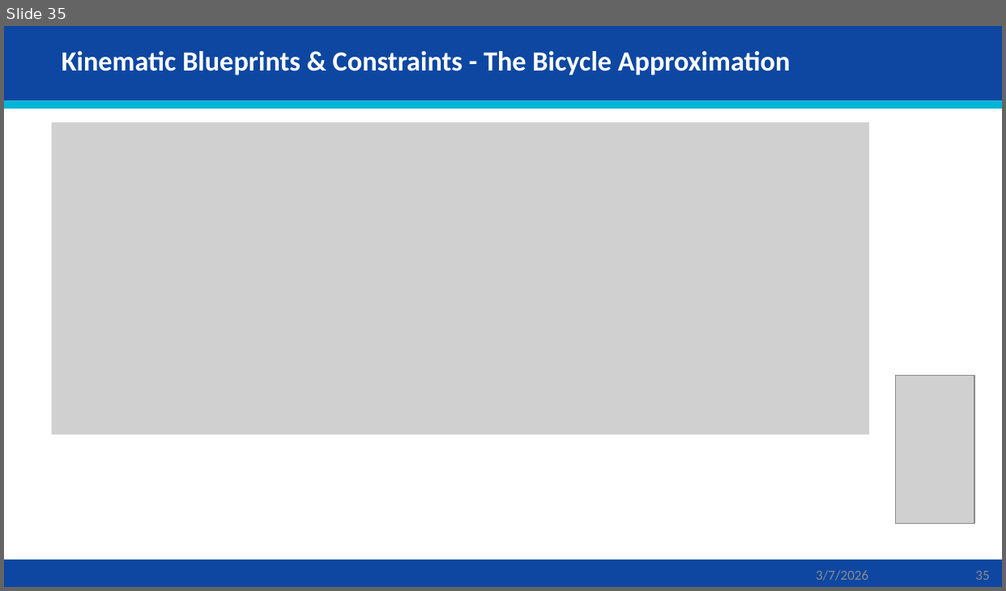
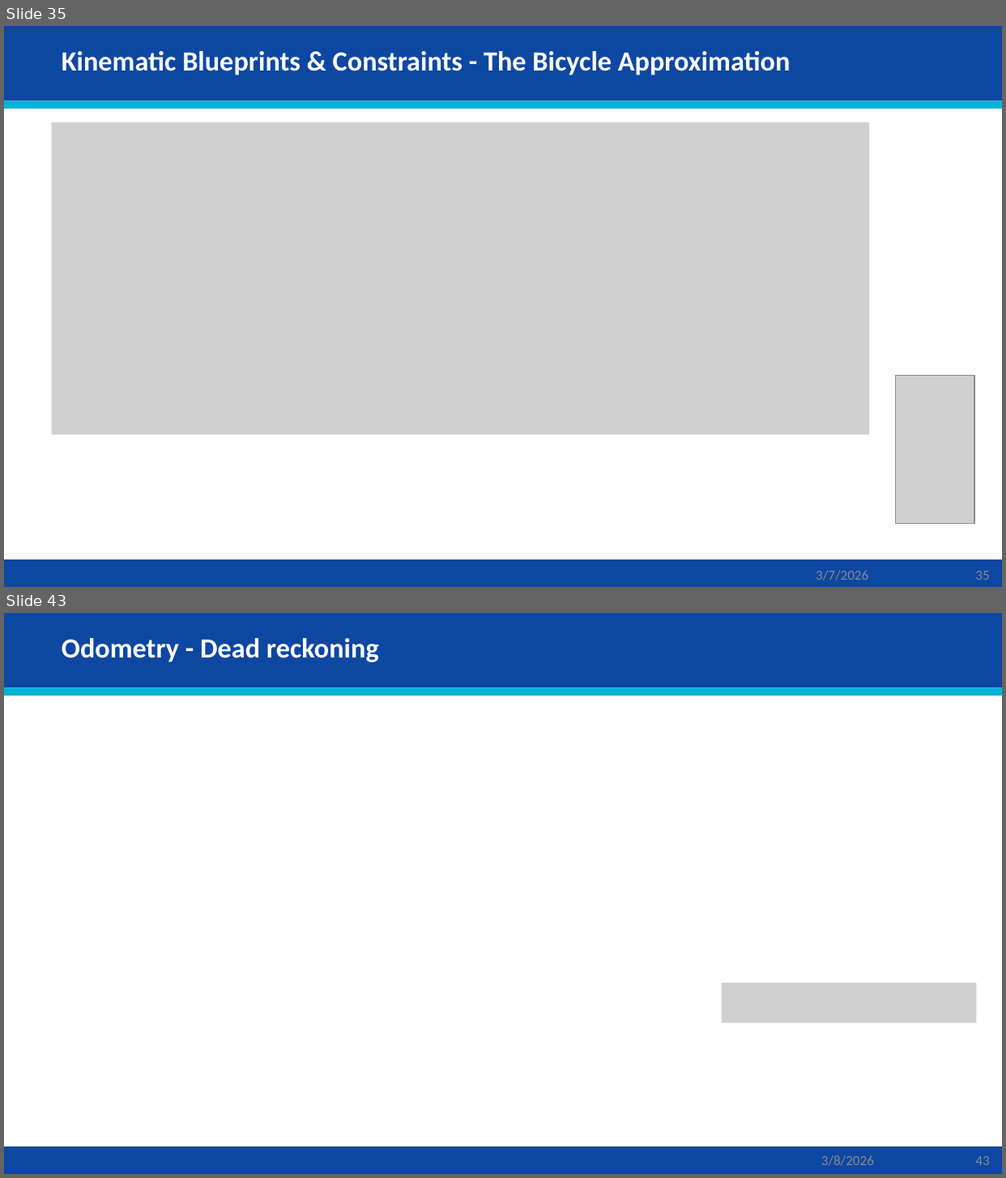
Before and after one commit to AbbadiAhmad/mobile_robots_course, a slide deck: Slides/Mod03/Mod03.pptx. Shown one above the other, each under a label of ours: slide 35 before the commit, slides 35 and 43 after it; the slides between them are not shown. The pictures are 1006x591 and 1006x1178 pixels, drawn with LibreOffice and Linux fonts; fonts in the diff are those of the drawing; grey boxes stand for pictures. Boxes give left, top, right and bottom in pixels: in the first picture for what was removed or moved away, otherwise in the second. Text is boxed around its words. In the diff, an @@ line names an element or a change of style, - is before the commit and + after.

```diff
--- a/Slides/Mod03/Mod03.pptx
+++ b/Slides/Mod03/Mod03.pptx
@@ slide 43 added at [4, 613, 1002, 1174], background #FFFFFF; not listed: 3 template elements that a slide beside it also shows @@
@@ title added at [62, 638, 379, 662], 20 pt, text #FFFFFF, bold @@
+Odometry - Dead reckoning
@@ picture added at [722, 983, 977, 1023] @@
@@ text added at [821, 1156, 874, 1166], 10 pt, text #8C8C8C @@
+3/8/2026
@@ page number added at [975, 1157, 989, 1165], 10 pt, text #8C8C8C @@
+43
```
Also in this commit, not shown: 3 slides changed, 20 other slides added.
